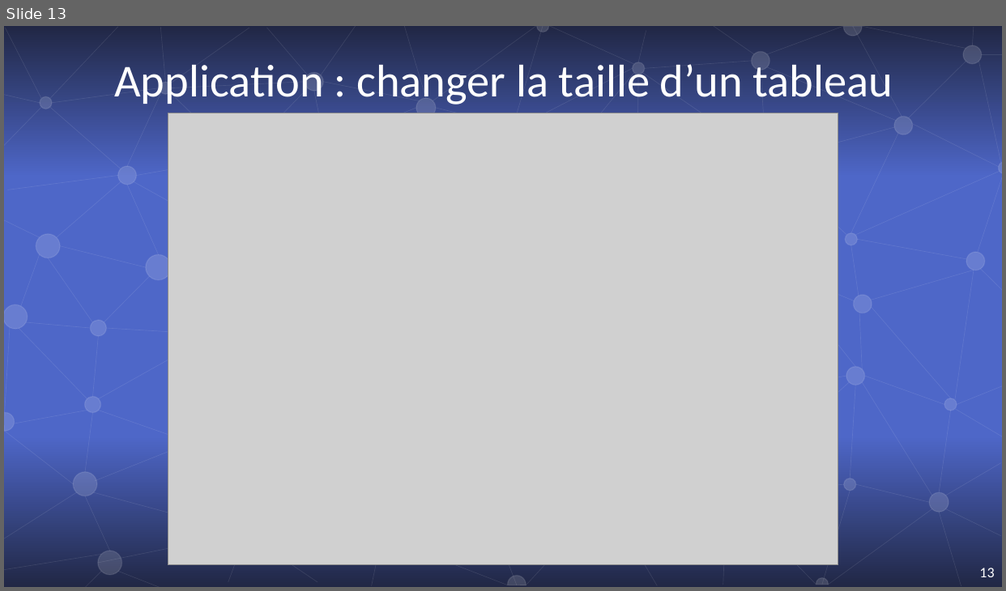
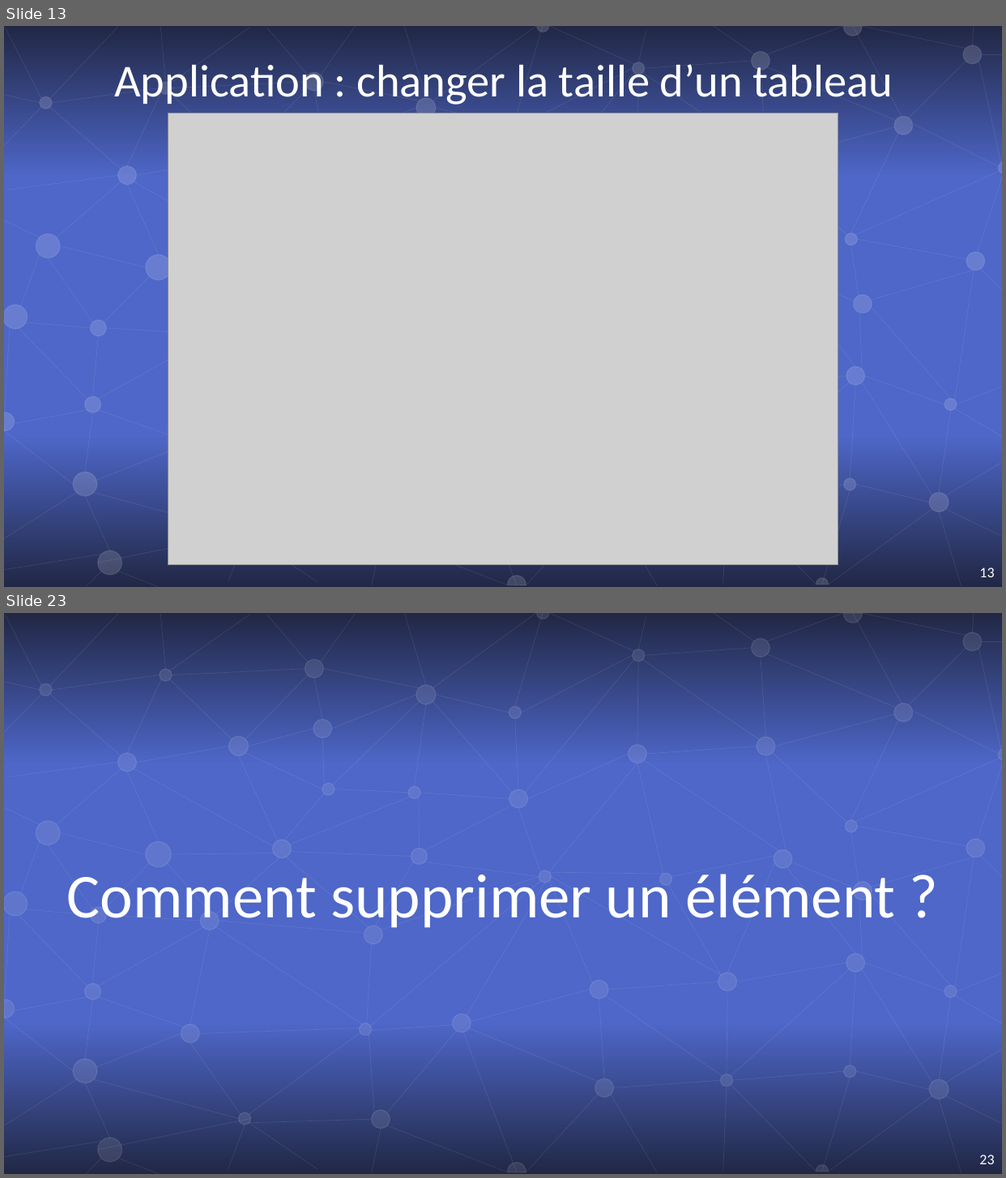
Before and after one commit to kez97460/C-things, a slide deck: formation mise à niveau/mise à niveau C.pptx. Shown one above the other, each under a label of ours: slide 13 before the commit, slides 13 and 23 after it; the slides between them are not shown. The pictures are 1006x591 and 1006x1178 pixels, drawn with LibreOffice and Linux fonts; fonts in the diff are those of the drawing; grey boxes stand for pictures. Boxes give left, top, right and bottom in pixels: in the first picture for what was removed or moved away, otherwise in the second. Text is boxed around its words. In the diff, an @@ line names an element or a change of style, - is before the commit and + after.

Commit message:
ajout supprimer_noeud

```diff
--- a/formation mise à niveau/mise à niveau C.pptx
+++ b/formation mise à niveau/mise à niveau C.pptx
@@ slide 23 added at [4, 613, 1002, 1174], background gradient #212745 to #4E67C8; not listed: 106 template elements that a slide beside it also shows @@
@@ text added at [66, 874, 895, 928], 60 pt, text #FFFFFF @@
+Comment supprimer un élément ?
@@ group added at [4, 613, 1002, 1174]: 54 lines, 48 ellipses, 5 chord (boxed as its full ellipse)s @@
@@ page number added at [979, 1155, 994, 1165], 14 pt, text #FFFFFF @@
+23
```
Also in this commit, not shown: 6 slides changed, 3 other slides added, 3 other files.
